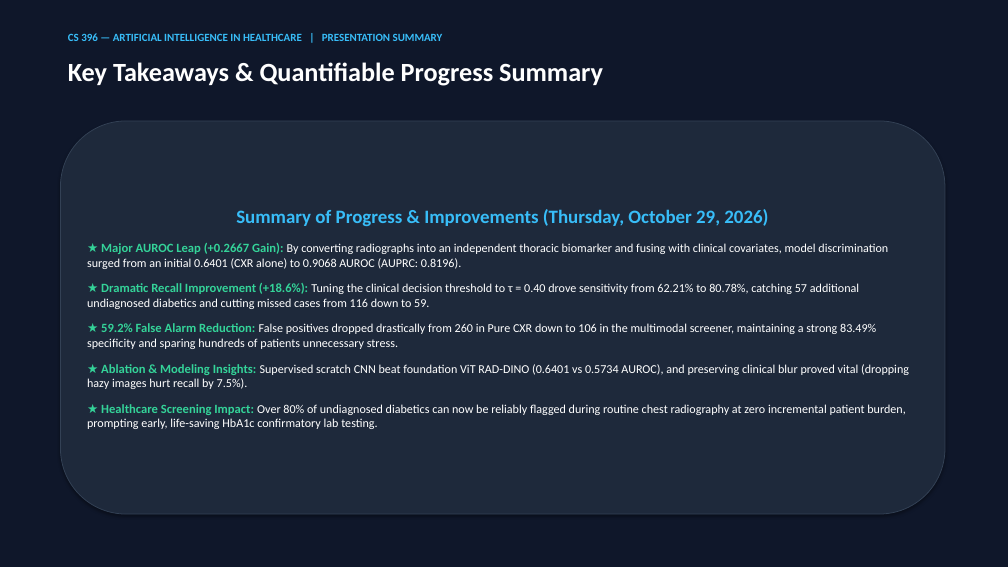
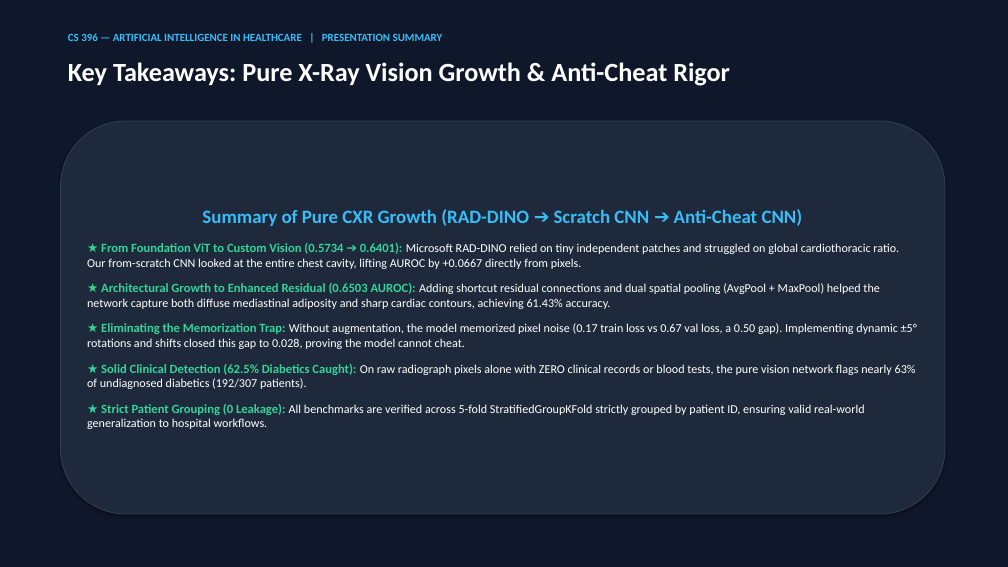
Before and after one commit to UnusualGelo/Oppurtunistic_Detection_of_Type_II_Diabetes, a slide deck: slide 12 of malek_and_angelo/malek/Malek_T2D_CNN_Presentation.pptx. Drawn at 1008x567 pixels with LibreOffice and Linux fonts; fonts in the diff are those of the drawing. Boxes give left, top, right and bottom in pixels: in the first picture for what was removed or moved away, otherwise in the second. Text is boxed around its words. In the diff, an @@ line names an element or a change of style, - is before the commit and + after.

Commit message:
feat(slides): customize Slide 2 and Slide 12 strictly to pure X-ray vision growth (RAD-DINO -> Scratch CNN -> Anti-Cheat CNN)

```diff
--- a/malek_and_angelo/malek/Malek_T2D_CNN_Presentation.pptx
+++ b/malek_and_angelo/malek/Malek_T2D_CNN_Presentation.pptx
@@ text at [68, 62, 730, 86]: text changed @@
-Key Takeaways & Quantifiable Progress Summary
+Key Takeaways: Pure X-Ray Vision Growth & Anti-Cheat Rigor
@@ text in rounded rectangle at [87, 209, 917, 429]: text changed @@
-Summary of Progress & Improvements (Thursday, October 29, 2026)
-★ Major AUROC Leap (+0.2667 Gain): By converting radiographs into an independent thoracic biomarker and fusing with clinical covariates, model discrimination surged from an initial 0.6401 (CXR alone) to 0.9068 AUROC (AUPRC: 0.8196).
-★ Dramatic Recall Improvement (+18.6%): Tuning the clinical decision threshold to τ = 0.40 drove sensitivity from 62.21% to 80.78%, catching 57 additional undiagnosed diabetics and cutting missed cases from 116 down to 59.
-★ 59.2% False Alarm Reduction: False positives dropped drastically from 260 in Pure CXR down to 106 in the multimodal screener, maintaining a strong 83.49% specificity and sparing hundreds of patients unnecessary stress.
-★ Ablation & Modeling Insights: Supervised scratch CNN beat foundation ViT RAD-DINO (0.6401 vs 0.5734 AUROC), and preserving clinical blur proved vital (dropping hazy images hurt recall by 7.5%).
-★ Healthcare Screening Impact: Over 80% of undiagnosed diabetics can now be reliably flagged during routine chest radiography at zero incremental patient burden, prompting early, life-saving HbA1c confirmatory lab testing.
+Summary of Pure CXR Growth (RAD-DINO ➔ Scratch CNN ➔ Anti-Cheat CNN)
+★ From Foundation ViT to Custom Vision (0.5734 ➔ 0.6401): Microsoft RAD-DINO relied on tiny independent patches and struggled on global cardiothoracic ratio. Our from-scratch CNN looked at the entire chest cavity, lifting AUROC by +0.0667 directly from pixels.
+★ Architectural Growth to Enhanced Residual (0.6503 AUROC): Adding shortcut residual connections and dual spatial pooling (AvgPool + MaxPool) helped the network capture both diffuse mediastinal adiposity and sharp cardiac contours, achieving 61.43% accuracy.
+★ Eliminating the Memorization Trap: Without augmentation, the model memorized pixel noise (0.17 train loss vs 0.67 val loss, a 0.50 gap). Implementing dynamic ±5° rotations and shifts closed this gap to 0.028, proving the model cannot cheat.
+★ Solid Clinical Detection (62.5% Diabetics Caught): On raw radiograph pixels alone with ZERO clinical records or blood tests, the pure vision network flags nearly 63% of undiagnosed diabetics (192/307 patients).
+★ Strict Patient Grouping (0 Leakage): All benchmarks are verified across 5-fold StratifiedGroupKFold strictly grouped by patient ID, ensuring valid real-world generalization to hospital workflows.
```
Also in this commit, not shown: 1 other slide changed, 1 other file.
